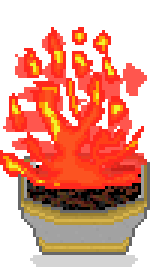
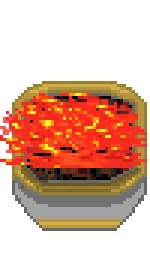
Layered file, before and after one edit (150x267). Changes by layer:
removed layer "Ebene 4" over 3, 27, 147, 189
added layer "Ebene 4 Kopie 2" above "Ebene 6 Kopie 2" over 3, 123, 150, 168
added layer "Ebene 6 Kopie 2" above "Ebene 5 Kopie" over 0, 102, 147, 147
added layer "Ebene 5 Kopie" above "Ebene 6 Kopie" over 0, 72, 147, 132
added layer "Ebene 6 Kopie" above "Ebene 8 Kopie 2" over 0, 123, 147, 168
painted on "Ebene 5" over 0, 27, 150, 192
moved "Ebene 7" above "Ebene 8 Kopie 3", painted on it over 0, 27, 150, 189
painted on "Ebene 6" over 0, 27, 147, 189
added layer "Ebene 5 Kopie 4" above "Ebene 7 Kopie" over 0, 87, 147, 147
added layer "Ebene 7 Kopie" above "Ebene 9 Kopie" over 0, 90, 147, 135
added layer "Ebene 9 Kopie" above "Ebene 6 Kopie 3" over 0, 126, 147, 168
added layer "Ebene 6 Kopie 3" above "Ebene 8" over 0, 102, 147, 147
painted on "Ebene 8" over 0, 27, 147, 189
added layer "Ebene 5 Kopie 2" above "Ebene 5 Kopie 3" over 0, 108, 150, 168
added layer "Ebene 5 Kopie 3" above "Ebene 9" over 0, 87, 147, 147
painted on "Ebene 9" over 0, 27, 147, 189
removed layer "Ebene 3" over 18, 153, 150, 225
removed layer "Feuerstelle 20005" over 18, 156, 150, 267
removed layer "Feuerstelle 20004" over 18, 162, 150, 267
removed layer "Feuerstelle 20003" over 18, 150, 150, 267
removed layer "Feuerstelle 20002" over 18, 147, 150, 267
removed layer "Feuerstelle 20001" over 18, 156, 150, 267
removed layer "Ebene 1" over 18, 156, 150, 267
added layer "Ebene 15" over 12, 81, 147, 231
…and 4 more changes (4 added)
